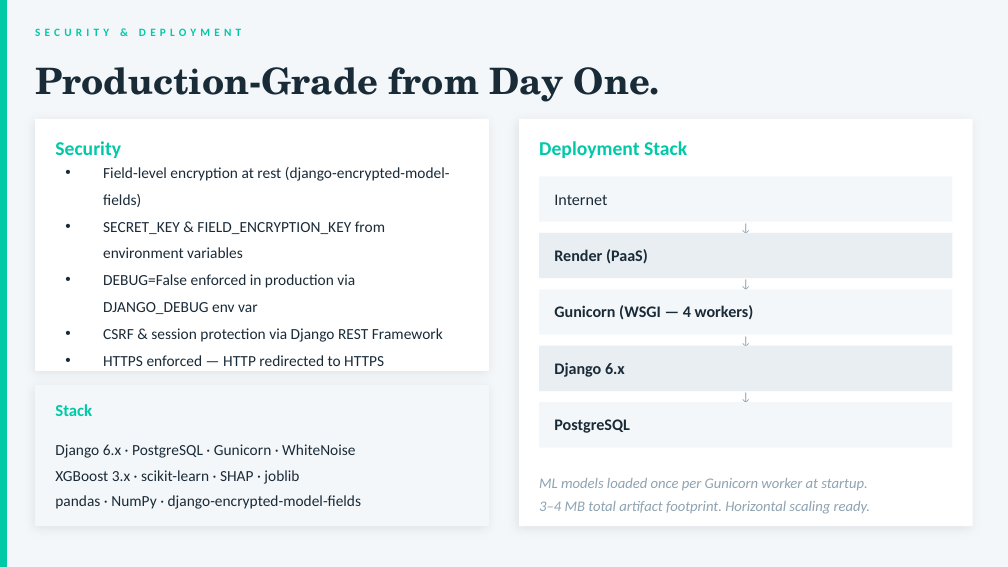
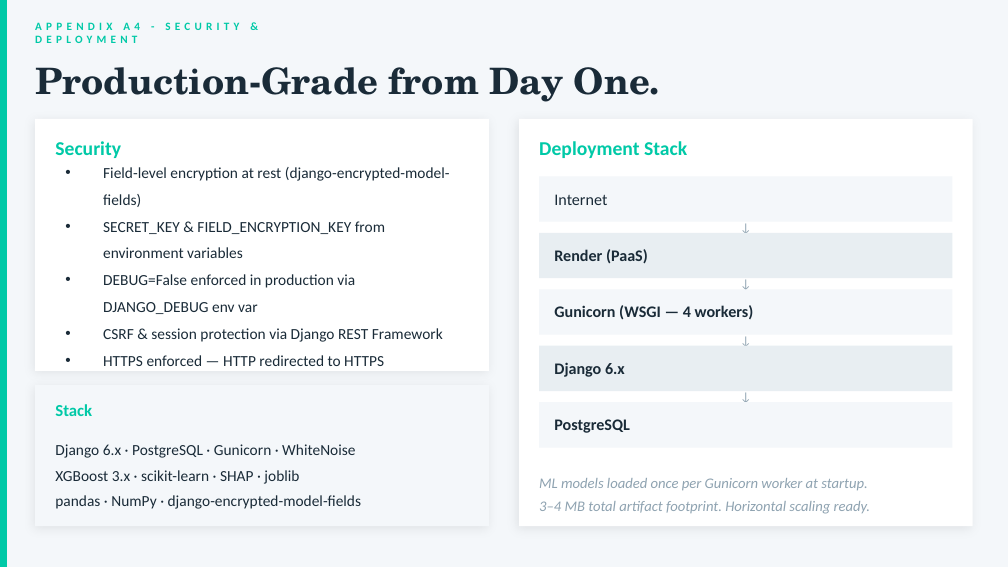
Before and after one commit to AaronDDavis/organic-computers, a slide deck: slide 24 of PCOSense_Presentation.pptx (slide 13 before the commit). Drawn at 1008x567 pixels with LibreOffice and Linux fonts; fonts in the diff are those of the drawing. Boxes give left, top, right and bottom in pixels: in the first picture for what was removed or moved away, otherwise in the second. Text is boxed around its words. In the diff, an @@ line names an element or a change of style, - is before the commit and + after.

```diff
--- a/PCOSense_Presentation.pptx
+++ b/PCOSense_Presentation.pptx
@@ text at [35,22,239,43]: text changed @@
-SECURITY & DEPLOYMENT
+APPENDIX A4 - SECURITY & DEPLOYMENT
```
Also in this commit, not shown: 9 other slides changed, 2 slides added, 17 other files.
